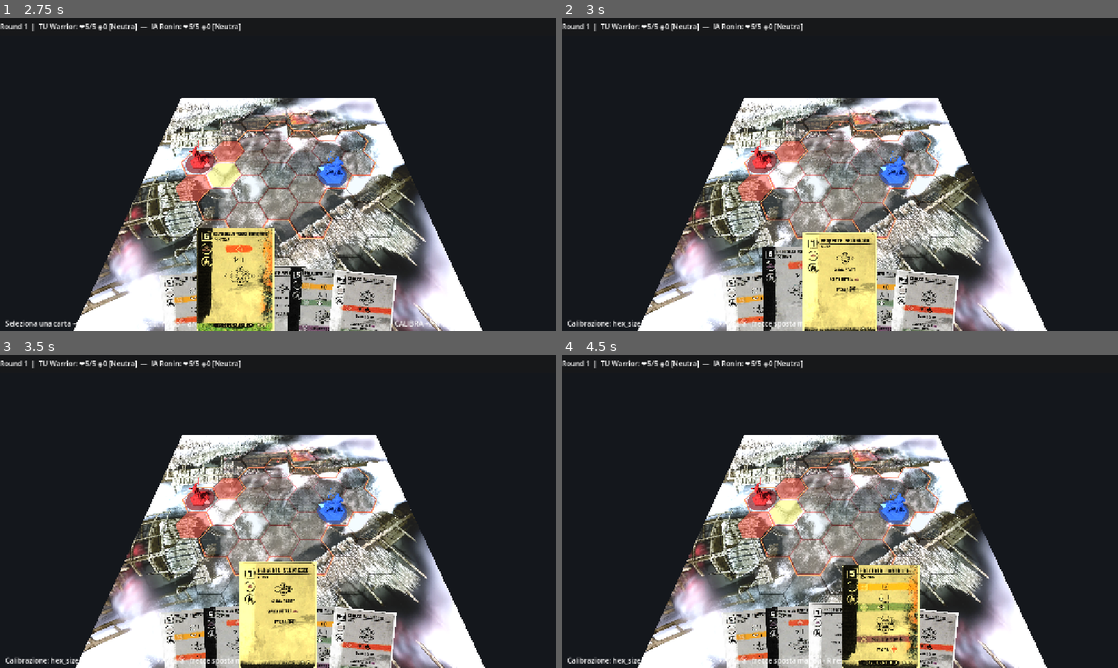
Above: before the commit, frames 1-4 (two rows, left to right).
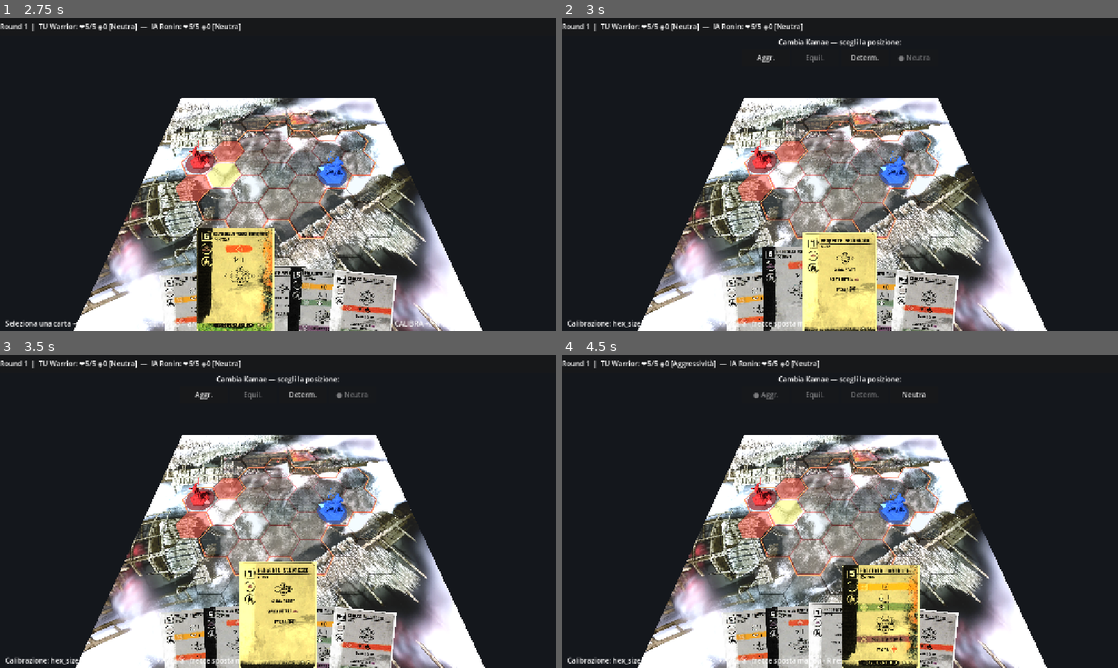
Above: after the commit, the same moments.

Repository: Tannoiser2/Sunjuntsu
Game: Godot game, scene res://scenes/Menu.tscn
Same seed, same stepped clock (60 frames per second), same inputs: the game is played once before the commit and once after it.
Inputs (mouse positions are in pixels of both pictures, inside the frame that each line leads up to):
- Up to frame 1 (2.75 s): click "1 vs 1 (locale)" at 0.5 s; tap Enter at 1.25 s; drag from (194, 315) to (333, 105) at 1.27 s; tap Space at 2 s; drag from (233, 312) to (250, 237) at 2.02 s
- Up to frame 2 (3 s): tap Enter at 2.75 s; move the mouse to (840, 309) at 2.77 s; hold Right from 2.78 s (still down); tap R at 2.85 s; click (840, 309) at 2.92 s
- Up to frame 3 (3.5 s): keep holding Right
- Up to frame 4 (4.5 s): release Right at 3.5 s; click (767, 395) at 3.5 s, where only the run after the commit has a clickable "Aggr."; tap Space at 4.25 s; drag from (878, 649) to (673, 464) at 4.27 s

Frame 1 is identical in both runs. In frame 2, 0.5% of the frame differs, in the area x 35-67%, y 6-15%; in frame 3, 0.5%; in frame 4, 0.8%, in the area x 20-66%, y 1-15%.

Commit message:
Cambio Kamae interattivo (punto 1)
- engine/Kamae.gd: scorrimento dell'anello sull'albero (Cambia fino a X lungo i
  rami; rami rosa = +1 focus); destinazioni raggiungibili
- CardDB: carica gli alberi Kamae (kamae_tree_for)
- HUD: selettore Kamae (posizioni raggiungibili, focus mostrato)
- Arena: stance iniziale dall'albero; selezionando una carta con "Cambia Kamae"
  appare il selettore; la scelta applica la posizione e il focus
- CHANGELOG aggiornato

Verificato headless: destinazioni di cambio corrette per Guerriero/Ronin.

Co-Authored-By: Claude Opus 4.8 <noreply@anthropic.com>
Claude-Session: https://claude.ai/code/session_01Pn2piErvac8EuvNU8t5qNM

Diff:
--- a/godot/engine/CardDB.gd
+++ b/godot/engine/CardDB.gd
@@ -20,6 +20,7 @@
 var geom: Dictionary = {}             ## id (int) -> geometria/effetti (GEOMETRY_SCHEMA.md)
 var char_stats: Dictionary = {}       ## personaggio (String) -> {wound_limit, hand_limit, weapons}
 var images: Dictionary = {}           ## id (int) -> percorso relativo immagine carta
+var kamae_trees: Dictionary = {}      ## slug personaggio -> albero kamae
 
 
 func _ready() -> void:
@@ -27,6 +28,7 @@
 	_load_decks()
 	_load_geometry()
 	_load_images()
+	_load_kamae_trees()
 	print("[CardDB] %d carte, %d personaggi, %d mazzi, %d geometrie, %d immagini" % [
 		cards.size(), characters.size(), decks.size(), geom.size(), images.size()])
 
@@ -45,6 +47,20 @@
 ## Percorso dell'immagine reale della carta (relativo a assets/cards/), o "".
 func image_for(id: int) -> String:
 	return images.get(id, "")
+
+
+func _load_kamae_trees() -> void:
+	var path := "res://data/cards/kamae_trees.json"
+	if not FileAccess.file_exists(path):
+		return
+	var parsed = JSON.parse_string(FileAccess.get_file_as_string(path))
+	if typeof(parsed) == TYPE_DICTIONARY:
+		kamae_trees = parsed.get("trees", {})
+
+
+## Albero Kamae del personaggio (slug, es. "warrior"), o {} se assente.
+func kamae_tree_for(slug: String) -> Dictionary:
+	return kamae_trees.get(slug, {})
 
 
 func _load_geometry() -> void:
--- a/godot/engine/Domain.gd
+++ b/godot/engine/Domain.gd
@@ -49,6 +49,15 @@
 }
 ## Ordine di spareggio iniziativa a parità di velocità+tipo (dall'asterisco).
 const STANCE_TIE_ORDER := [Stance.AGGRESSION, Stance.BALANCE, Stance.DETERMINATION, Stance.NEUTRAL]
+
+const STANCE_SLUG := {
+	Stance.AGGRESSION: "aggression", Stance.BALANCE: "balance",
+	Stance.DETERMINATION: "determination", Stance.NEUTRAL: "neutral",
+}
+const STANCE_FROM_SLUG := {
+	"aggression": Stance.AGGRESSION, "balance": Stance.BALANCE,
+	"determination": Stance.DETERMINATION, "neutral": Stance.NEUTRAL,
+}
 
 
 # ─── Tipi di carta (dal campo Keywords) ──────────────────────────────────────
--- /dev/null
+++ b/godot/engine/Kamae.gd
@@ -0,0 +1,60 @@
+## Albero Kamae — Senjutsu
+##
+## Gestisce lo spostamento dell'anello sull'albero (dati in
+## data/cards/kamae_trees.json):
+##  • "Cambia Kamae fino a X": scorri lungo i rami fino a X passi; ogni ramo
+##    ROSA attraversato dà +1 focus.
+##  • "Passa a Y": vai diretto alla posizione (nessun ramo, nessun focus).
+##
+## Le 4 posizioni valide (Kamae) sono aggression/balance/determination/neutral;
+## il nodo "focus" (loto) è un passaggio sui rami rosa.
+class_name Kamae
+extends RefCounted
+
+const STANCES := ["aggression", "balance", "determination", "neutral"]
+
+
+static func _adj(tree: Dictionary) -> Dictionary:
+	var a := {}
+	for e in tree.get("edges", []):
+		var x: String = e["a"]
+		var y: String = e["b"]
+		var pink: bool = e.get("pink", false)
+		a.get_or_add(x, []).append({"to": y, "pink": pink})
+		a.get_or_add(y, []).append({"to": x, "pink": pink})
+	return a
+
+
+## Destinazioni raggiungibili da `start` entro `n` passi lungo i rami.
+## Restituisce { stance(String) : focus_massimo_guadagnato }.
+static func change_targets(tree: Dictionary, start: String, n: int) -> Dictionary:
+	var adj := _adj(tree)
+	var best := {}   # node -> max focus raggiungendolo entro n passi
+	# Stato: [node, passi_usati, focus]. Esplora tenendo il focus massimo.
+	var frontier := [[start, 0, 0]]
+	best[start] = 0
+	while not frontier.is_empty():
+		var cur = frontier.pop_front()
+		var node: String = cur[0]
+		var used: int = cur[1]
+		var foc: int = cur[2]
+		if used >= n:
+			continue
+		for edge in adj.get(node, []):
+			var nf: int = foc + (1 if edge["pink"] else 0)
+			var to: String = edge["to"]
+			if not best.has(to) or nf > best[to] or used + 1 < _steps_to(best, to):
+				# accetta se nuovo, o con più focus
+				if not best.has(to) or nf > best[to]:
+					best[to] = nf
+				frontier.append([to, used + 1, nf])
+	# Solo le posizioni Kamae valide (escludi il nodo "focus"), escludi start.
+	var out := {}
+	for node in best.keys():
+		if node in STANCES and node != start:
+			out[node] = best[node]
+	return out
+
+
+static func _steps_to(_best: Dictionary, _node: String) -> int:
+	return 99  # segnaposto; manteniamo la ricerca semplice (n piccolo)
--- a/godot/scenes/Arena.gd
+++ b/godot/scenes/Arena.gd
@@ -36,6 +36,7 @@
 var _selected_card: Dictionary = {}
 var _move_used: bool = false       ## movimento della carta corrente già speso
 var _move_states: Dictionary = {}  ## cella -> Array[int] facing legali (dalla carta)
+var _kamae_used: bool = false      ## cambio kamae della carta corrente già fatto
 var _ground: MeshInstance3D
 
 
@@ -61,6 +62,7 @@
 	_duel.fighter_updated.connect(_on_fighter_updated)
 	_duel.duel_over.connect(_on_duel_over)
 	_hud.card_selected.connect(_on_card_selected)
+	_hud.kamae_chosen.connect(_on_kamae_chosen)
 	_duel.start()
 	_refresh_hand()
 	_refresh_status()
@@ -74,7 +76,9 @@
 		return
 	_selected_card = {}
 	_move_used = false
+	_kamae_used = false
 	_clear_overlays()
+	_hud.hide_kamae()
 	if _duel.plan_card(0, id):
 		_refresh_hand()
 
@@ -97,6 +101,7 @@
 	_hud.set_info("⚔ Duello terminato — %s" % who)
 	_hud.show_hand([])
 	_clear_overlays()
+	_hud.hide_kamae()
 
 
 ## Costruisce la mano del giocatore (pedina 0) come schede dati.
@@ -270,6 +275,11 @@
 	# Orientamento iniziale: ciascuno verso l'avversario.
 	state.fighters[0].facing = AI.facing_toward(state.fighters[0].cell, state.fighters[1].cell)
 	state.fighters[1].facing = AI.facing_toward(state.fighters[1].cell, state.fighters[0].cell)
+	# Posizione Kamae iniziale dall'albero del personaggio.
+	for i in range(2):
+		var tree := CardDB.kamae_tree_for(state.fighters[i].character.to_lower())
+		var start_slug: String = tree.get("start", "neutral")
+		state.fighters[i].stance = Domain.STANCE_FROM_SLUG.get(start_slug, Domain.Stance.NEUTRAL)
 
 
 # ─── Selezione e movimento ───────────────────────────────────────────────────
@@ -329,7 +339,44 @@
 func _on_card_selected(card_data: Dictionary) -> void:
 	_selected_card = card_data
 	_move_used = false
+	_kamae_used = false
 	_refresh_overlays()
+	_refresh_kamae_chooser()
+
+
+## Mostra il selettore Kamae se la carta consente di cambiare posizione.
+func _refresh_kamae_chooser() -> void:
+	if _selected_card.is_empty() or _kamae_used:
+		_hud.hide_kamae()
+		return
+	var g := CardDB.geometry(int(_selected_card.get("id", -1)))
+	if not bool(g.get("change_kamae", false)):
+		_hud.hide_kamae()
+		return
+	var f := state.fighters[0]
+	var tree := CardDB.kamae_tree_for(f.character.to_lower())
+	var n: int = int(g.get("kamae_change", 1))   # "cambia fino a N rami" (default 1)
+	var cur: String = Domain.STANCE_SLUG[f.stance]
+	var targets := Kamae.change_targets(tree, cur, n)
+	_hud.show_kamae(cur, targets)
+
+
+## Il giocatore sceglie la nuova posizione Kamae (con focus dai rami rosa).
+func _on_kamae_chosen(slug: String) -> void:
+	if _kamae_used or _selected_card.is_empty():
+		return
+	var f := state.fighters[0]
+	var g := CardDB.geometry(int(_selected_card.get("id", -1)))
+	var tree := CardDB.kamae_tree_for(f.character.to_lower())
+	var n: int = int(g.get("kamae_change", 1))
+	var targets := Kamae.change_targets(tree, Domain.STANCE_SLUG[f.stance], n)
+	if not targets.has(slug):
+		return
+	f.gain_focus(int(targets[slug]))          # focus dai rami rosa
+	f.stance = Domain.STANCE_FROM_SLUG[slug]
+	_kamae_used = true
+	_hud.hide_kamae()
+	_refresh_status()
 
 
 ## Ruota il giocatore solo tra i facing consentiti dalla carta selezionata.
--- a/godot/scenes/HUD.gd
+++ b/godot/scenes/HUD.gd
@@ -7,10 +7,17 @@
 
 signal card_played(card_data: Dictionary)
 signal card_selected(card_data: Dictionary)
+signal kamae_chosen(slug: String)
 
 @onready var hand: Control = $Hand
 @onready var info: Label = $Top/Info
 @onready var hint: Label = $Bottom/Hint
+
+const _STANCE_LABEL := {
+	"aggression": "Aggr.", "balance": "Equil.", "determination": "Determ.", "neutral": "Neutra",
+}
+var _kamae_box: HBoxContainer
+var _kamae_btns: Dictionary = {}
 
 
 func _ready() -> void:
@@ -21,6 +28,60 @@
 		info.text = "Carta giocata: %s" % label
 		card_played.emit(d))
 	hand.card_selected.connect(func(d): card_selected.emit(d))
+	_build_kamae_chooser()
+
+
+func _build_kamae_chooser() -> void:
+	var wrap := VBoxContainer.new()
+	wrap.set_anchors_preset(Control.PRESET_CENTER_TOP)
+	wrap.anchor_left = 0.5
+	wrap.anchor_right = 0.5
+	wrap.offset_left = -240
+	wrap.offset_right = 240
+	wrap.offset_top = 44
+	add_child(wrap)
+	var lbl := Label.new()
+	lbl.text = "Cambia Kamae — scegli la posizione:"
+	lbl.horizontal_alignment = HORIZONTAL_ALIGNMENT_CENTER
+	wrap.add_child(lbl)
+	_kamae_box = HBoxContainer.new()
+	_kamae_box.alignment = BoxContainer.ALIGNMENT_CENTER
+	wrap.add_child(_kamae_box)
+	for slug in ["aggression", "balance", "determination", "neutral"]:
+		var b := Button.new()
+		b.custom_minimum_size = Vector2(110, 40)
+		b.pressed.connect(func(): kamae_chosen.emit(slug))
+		_kamae_box.add_child(b)
+		_kamae_btns[slug] = b
+	wrap.visible = false
+	_kamae_box.set_meta("wrap", wrap)
+
+
+## Mostra il selettore Kamae: `current` evidenziato, raggiungibili abilitati
+## (reachable: slug -> focus guadagnato). Vuoto = nascondi.
+func show_kamae(current: String, reachable: Dictionary) -> void:
+	var wrap: Control = _kamae_box.get_meta("wrap")
+	if reachable.is_empty():
+		wrap.visible = false
+		return
+	wrap.visible = true
+	for slug in _kamae_btns:
+		var b: Button = _kamae_btns[slug]
+		var name: String = _STANCE_LABEL[slug]
+		if slug == current:
+			b.text = "● " + name
+			b.disabled = true
+		elif reachable.has(slug):
+			var f: int = int(reachable[slug])
+			b.text = name + (" +%d◈" % f if f > 0 else "")
+			b.disabled = false
+		else:
+			b.text = name
+			b.disabled = true
+
+
+func hide_kamae() -> void:
+	(_kamae_box.get_meta("wrap") as Control).visible = false
 
 
 ## Mostra in mano le carte indicate (array di dizionari carta).
Not shown, added: godot/engine/Kamae.gd.uid
Not shown, changed: CHANGELOG.md
